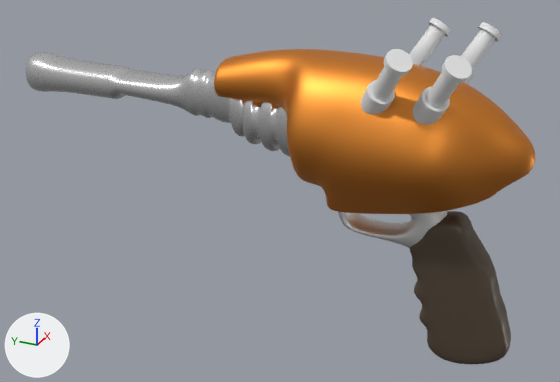
One commit to the FBX model Assets/Models/pistol.fbx: the scene before it, then after it.
The view is the same before and after, from a camera (50 mm lens) standing at (-0.6, -0.14, 0.44) and looking at (0.003, 0.131, 0.138). Every picture has the same lights, and +X, +Y and +Z are marked at lower left. Where no turn or scale is listed for an object, it has been applied to the vertices.

The older version as bpy lines, for what is in view:
```python
ob_cube = bpy.data.objects.new('Cube', me_cube_008)
ob_cube.location = (0.0, 0.0, 0.1)
ob_cube_001 = bpy.data.objects.new('Cube.001', me_cube_009)
ob_cube_001.location = (0.0, 0.1513, 0.2539)
ob_cube_002 = bpy.data.objects.new('Cube.002', me_cube_010)
ob_cube_002.location = (0.0, 0.3364, 0.2239)
ob_cube_003 = bpy.data.objects.new('Cube.003', me_cube_011)
ob_cube_003.location = (0.0, 0.0576, 0.1362)
ob_cylinder = bpy.data.objects.new('Cylinder', me_cylinder_003)
ob_cylinder.location = (-0.0413, 0.0288, 0.2542)
ob_cylinder_001 = bpy.data.objects.new('Cylinder.001', me_cylinder_004)
ob_cylinder_001.location = (-0.0413, -0.0137, 0.2542)
```
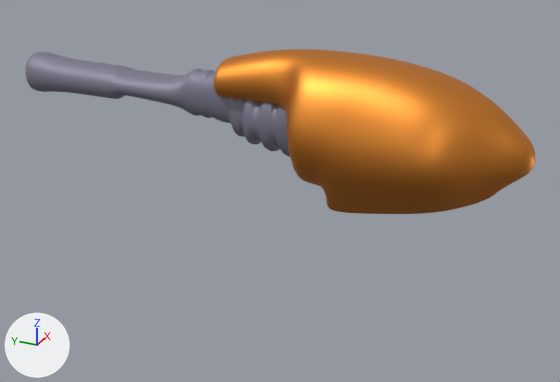
The newer file is also rescaled (x10.0) as a whole; pictures and numbers use the older file's frame.

Pixel boxes (x1, y1, x2, y2) of what changed, in the pictures (560 x 382 px):
'Cube', deleted: before (410, 211, 511, 364)
'Cube.002', recoloured: (26, 52, 290, 157) in both
'Cylinder.001', deleted: before (412, 22, 502, 125)
'Cylinder', deleted: before (361, 17, 451, 114)
'Cube.003', deleted: before (338, 211, 448, 248)

What the commit changed:
Material 'Rifle_Barrel' (mat_rifle_barrel) is new.
Its base color is (0.246, 0.233, 0.313) (grey #888598).
Its metallic is 0.377.
Its roughness is 0.582.
me_cube_010 has 8578 vertices, 8576 faces and spans x -0.025..0.025, y -0.293..0.063, z -0.051..0.025.
me_cube_010 no longer uses material mat_material_001 (white #e7e7e7).
me_cube_010 now uses material mat_rifle_barrel (grey #888598).
Object 'Cylinder' (ob_cylinder) is deleted.
Object 'Cube' (ob_cube) is deleted.
Object 'Cube.003' (ob_cube_003) is deleted.
Object 'Cylinder.001' (ob_cylinder_001) is deleted.
